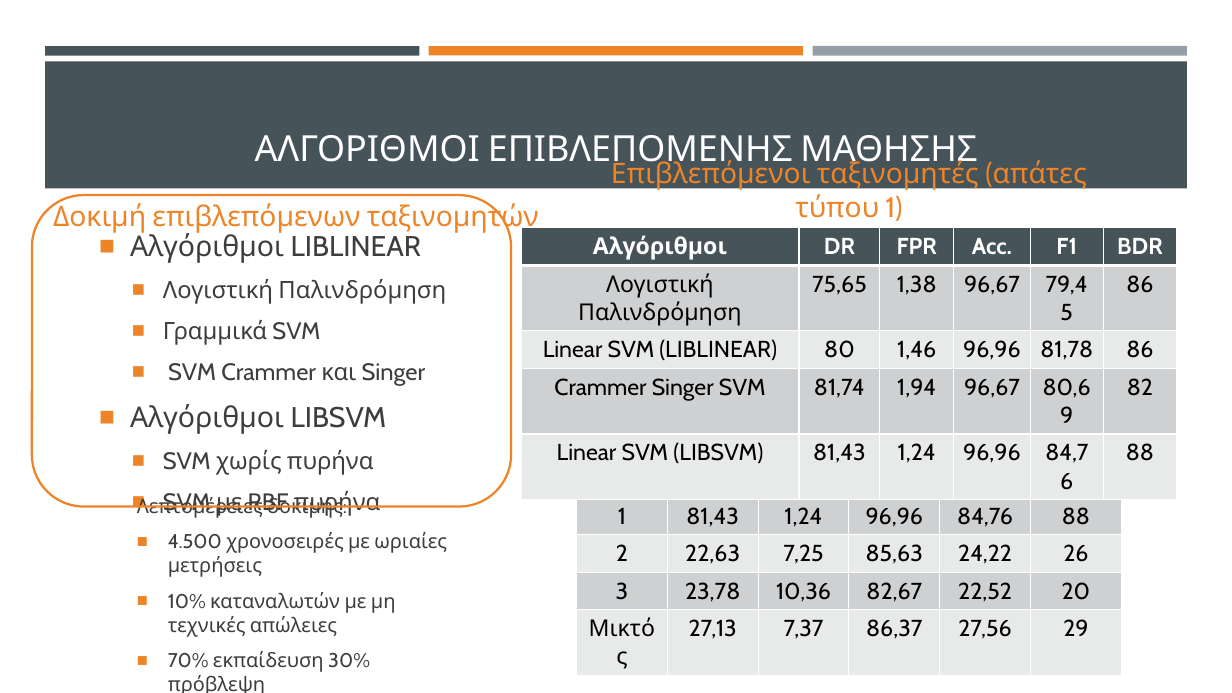
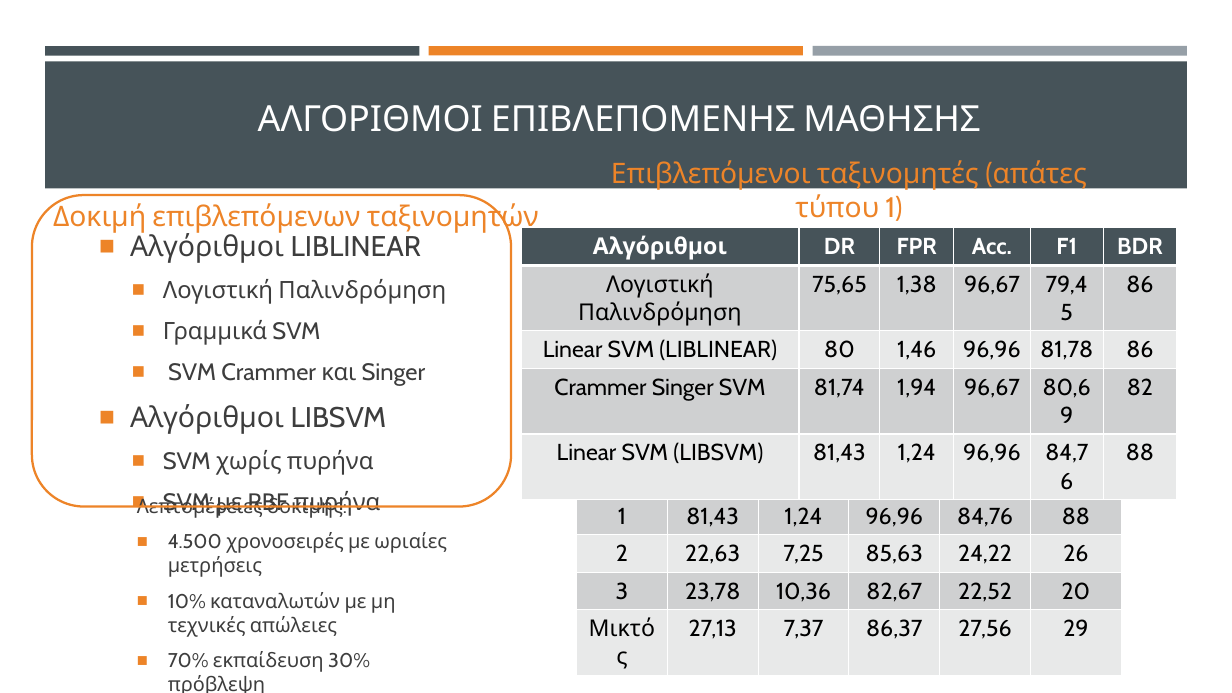
Before and after one commit to thanmitsel/Theft-detection, a slide deck: slide 9 of LateX/Presentation/Copy-Ανιχνευση μη τεχνικων απωλειων με συστηματα μηχανικης μαθησης.pptx. Drawn at 1232x693 pixels with LibreOffice and Linux fonts; fonts in the diff are those of the drawing. Boxes give left, top, right and bottom in pixels: in the first picture for what was removed or moved away, otherwise in the second. Text is boxed around its words. In the diff, an @@ line names an element or a change of style, - is before the commit and + after.

```diff
--- a/LateX/Presentation/Copy-Ανιχνευση μη τεχνικων απωλειων με συστηματα μηχανικης μαθησης.pptx
+++ b/LateX/Presentation/Copy-Ανιχνευση μη τεχνικων απωλειων με συστηματα μηχανικης μαθησης.pptx
@@ title "ΑΛΓΟΡΙΘΜΟΙ ΕΠΙΒΛΕΠΟΜΕΝΗΣ ΜΑΘΗΣΗΣ" rewrapped from bbox=[255, 135, 977, 171] to bbox=[258, 105, 980, 132] @@
```
Also in this commit, not shown: 9 other slides changed, 3 other files.
